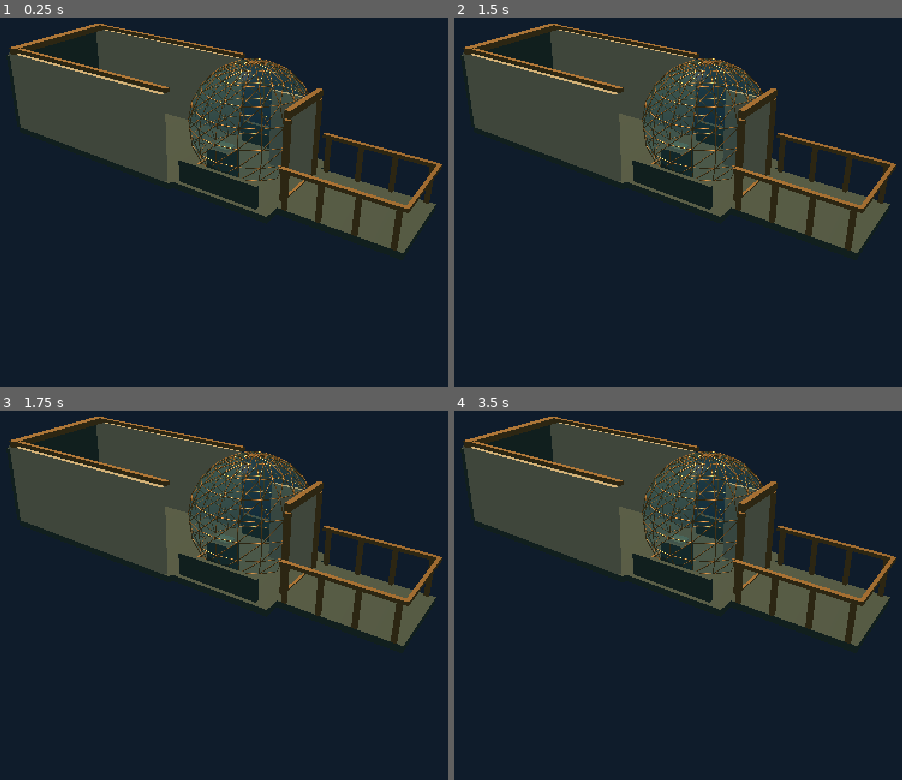
Above: before the commit, frames 1-4 (two rows, left to right).
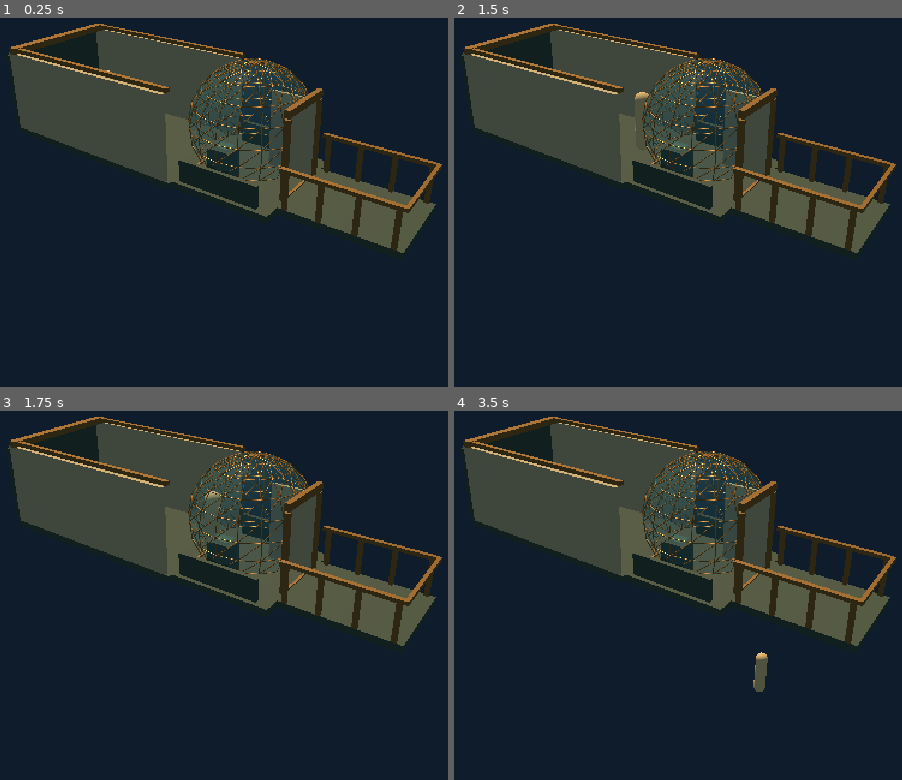
Above: after the commit, the same moments.

Repository: ndrorchestration/ToSailaStarrySky-jrpg
Game: Godot game, scene res://scenes/aureate_wake_metric_bridge_study.tscn
Two runs of this game, one before a commit and one after it. Both use one fixed random seed, a clock stepped at 60 frames per second and the inputs below. This scene is started directly instead of the project's main scene.
Inputs:
- Up to frame 1 (0.25 s): no input
- Up to frame 2 (1.5 s): tap Enter at 0.5 s; hold Up (ui_up) from 0.53 s (still down); tap E at 0.6, 1.35 s; tap Space at 1.25 s
- Up to frame 3 (1.75 s): keep holding Up (ui_up)
- Up to frame 4 (3.5 s): tap Enter at 2 s; release Up (ui_up) at 2.03 s; hold Left (ui_left) from 2.03 s (still down); tap R at 2.1 s; tap E at 2.3, 3.05 s; tap Space at 2.75 s; tap V at 2.85 s

The runs differ from the first frame. In frame 1, less than 0.1% of the frame differs, in the area x 22-25%, y 14-16%; in frame 2, less than 0.1%; in frame 3, less than 0.1%; in frame 4, 0.3%, in the area x 66-71%, y 65-77%.

Commit message:
prototype(godot): integrate walkable crew avatar, near-door E hatch action and collision-safe follow camera in isolated 3D ship

Diff:
--- a/godot/scripts/aureate_wake_metric_bridge_study.gd
+++ b/godot/scripts/aureate_wake_metric_bridge_study.gd
@@ -18,6 +18,12 @@
 const REVIEW_HEADROOM_M: float = 2.05
 const COLLISION_LAYER: int = 8
 const REVIEW_STATUS := "SINGLE_SCENE_PHYSICS_PROTOTYPE_NOT_PRODUCTION"
+const CrewWalker = preload("res://scripts/aureate_wake_crew_walk_review.gd")
+const HATCH_INTERACT_RADIUS_M: float = 1.28
+var crew_walker: CharacterBody3D
+var crew_camera: Camera3D
+var crew_camera_enabled: bool = false
+var crew_camera_occluded: bool = false
 
 var dome_panels: int = 0
 var dome_frame_edges: int = 0
@@ -41,6 +47,7 @@
     _build_foredeck_rails()
     _build_hatch()
     _camera()
+    _create_crew_controller()
 
 func _material(tint: Color, roughness: float, metal: float) -> StandardMaterial3D:
     var result := StandardMaterial3D.new()
@@ -260,6 +267,71 @@
     body.add_child(shape)
     set_hatch_open(true)
 
+func _create_crew_controller() -> void:
+    crew_walker = CrewWalker.new()
+    crew_walker.position = Vector3(0, 1.03, 3.85)
+    add_child(crew_walker)
+    crew_camera = Camera3D.new()
+    crew_camera.name = "CrewFollowCameraReviewOnly"
+    crew_camera.fov = 66
+    crew_camera.near = 0.11
+    crew_camera.far = 80.0
+    add_child(crew_camera)
+    crew_camera.current = false
+
+func set_crew_follow_camera(enabled: bool) -> void:
+    crew_camera_enabled = enabled
+    if crew_camera != null:
+        crew_camera.current = enabled
+
+func request_crew_hatch_interaction() -> bool:
+    if crew_walker == null or not crew_walker.is_on_floor():
+        return false
+    var distance: float = Vector2(
+        crew_walker.position.x,
+        crew_walker.position.z - HATCH_Z).length()
+    if distance > HATCH_INTERACT_RADIUS_M:
+        return false
+    set_hatch_open(not _hatch_open)
+    return true
+
+func get_forward_helm_sightline() -> Dictionary:
+    # Actual obstruction test, through the near-door helm area only.
+    # Not an assertion about structural glass or weather protection.
+    var eye := Vector3(0.0, 1.56, -1.50)
+    var deck := Vector3(0.0, 1.56, -4.70)
+    var params := PhysicsRayQueryParameters3D.create(
+        eye, deck, COLLISION_LAYER)
+    var hit: Dictionary = get_world_3d().direct_space_state.intersect_ray(params)
+    return {
+        "clear": hit.is_empty(),
+        "collider_name": str(hit["collider"].name) if not hit.is_empty() else ""
+    }
+
+func _unhandled_input(event: InputEvent) -> void:
+    if event is InputEventKey and event.pressed and not event.echo:
+        if event.keycode == KEY_E and crew_walker != null and (
+                crew_walker.manual_controls_enabled):
+            if request_crew_hatch_interaction():
+                get_viewport().set_input_as_handled()
+
+func _process(_delta: float) -> void:
+    if not crew_camera_enabled or crew_walker == null or crew_camera == null:
+        return
+    # Follow the actual walking body and shorten the camera arm if intervening
+    # static collision would hide the actor; never pierce an opaque cabin wall.
+    var eye: Vector3 = crew_walker.global_position + Vector3.UP * 0.55
+    var target: Vector3 = eye + Vector3(1.80, 1.50, 3.05)
+    var query := PhysicsRayQueryParameters3D.create(
+        eye, target, COLLISION_LAYER)
+    var result: Dictionary = get_world_3d().direct_space_state.intersect_ray(query)
+    crew_camera_occluded = not result.is_empty()
+    if crew_camera_occluded:
+        var distance: float = maxf(eye.distance_to(result["position"]) - 0.15, 0.40)
+        target = eye + (target - eye).normalized() * distance
+    crew_camera.global_position = target
+    crew_camera.look_at(eye + Vector3(0, 0, -0.70), Vector3.UP)
+
 func set_hatch_open(value: bool) -> void:
     _hatch_open = value
     if has_node("ForedeckHatchHinge"):
